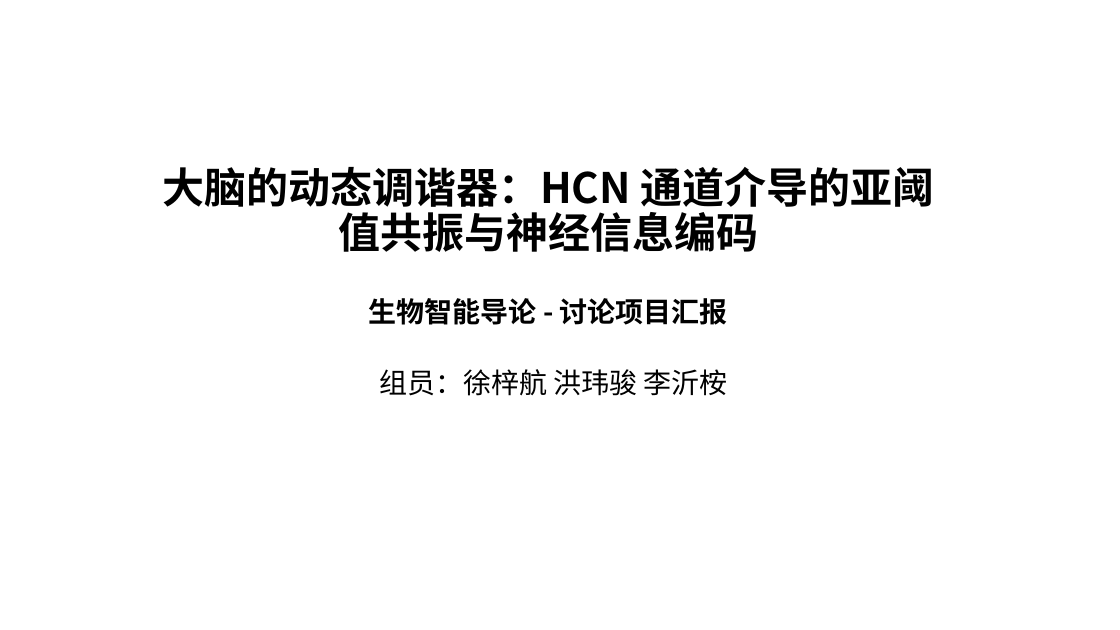
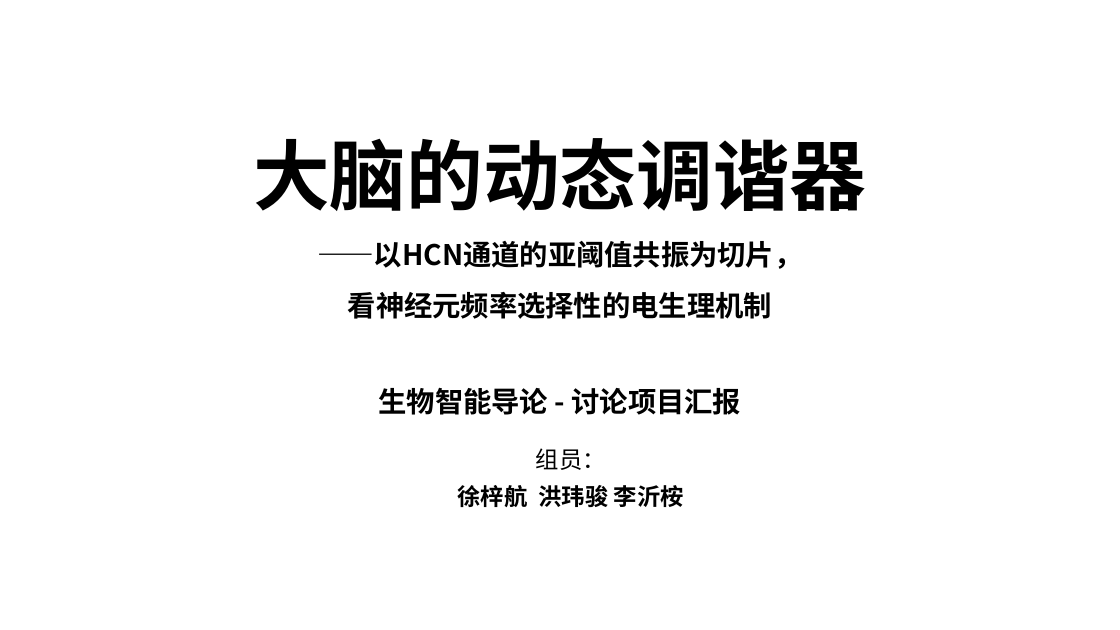
Before and after one commit to Lyghrock/Bio_Intelligence_2026, a slide deck: slide 1 of Projects/Presentation/pre.pptx. Drawn at 1120x630 pixels with LibreOffice and Linux fonts; fonts in the diff are those of the drawing. Boxes give left, top, right and bottom in pixels: in the first picture for what was removed or moved away, otherwise in the second. Text is boxed around its words. In the diff, an @@ line names an element or a change of style, - is before the commit and + after.

```diff
--- a/Projects/Presentation/pre.pptx
+++ b/Projects/Presentation/pre.pptx
@@ title at bbox=[253, 138, 866, 415]: text changed; size 36 to 24.3 pt @@
-大脑的动态调谐器：HCN 通道介导的亚阈值共振与神经信息编码
-生物智能导论 - 讨论项目汇报
+大脑的动态调谐器
+——以HCN通道的亚阈值共振为切片，
+看神经元频率选择性的电生理机制
+生物智能导论 - 讨论项目汇报
@@ subtitle at bbox=[458, 448, 684, 507]: text changed; size 24 to 20 pt; bold on @@
-组员：徐梓航 洪玮骏 李沂桉
+组员：
+徐梓航 洪玮骏 李沂桉
```
Also in this commit, not shown: 7 other slides changed, 3 slides added, 1 other file.
